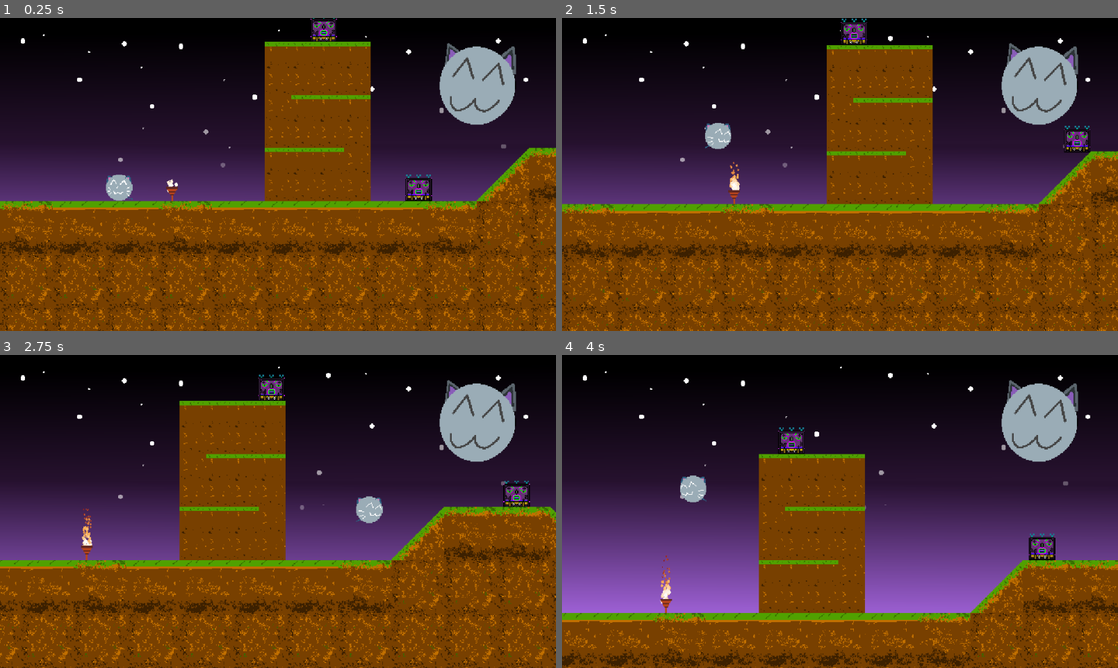
Above: before the commit, frames 1-4 (two rows, left to right).
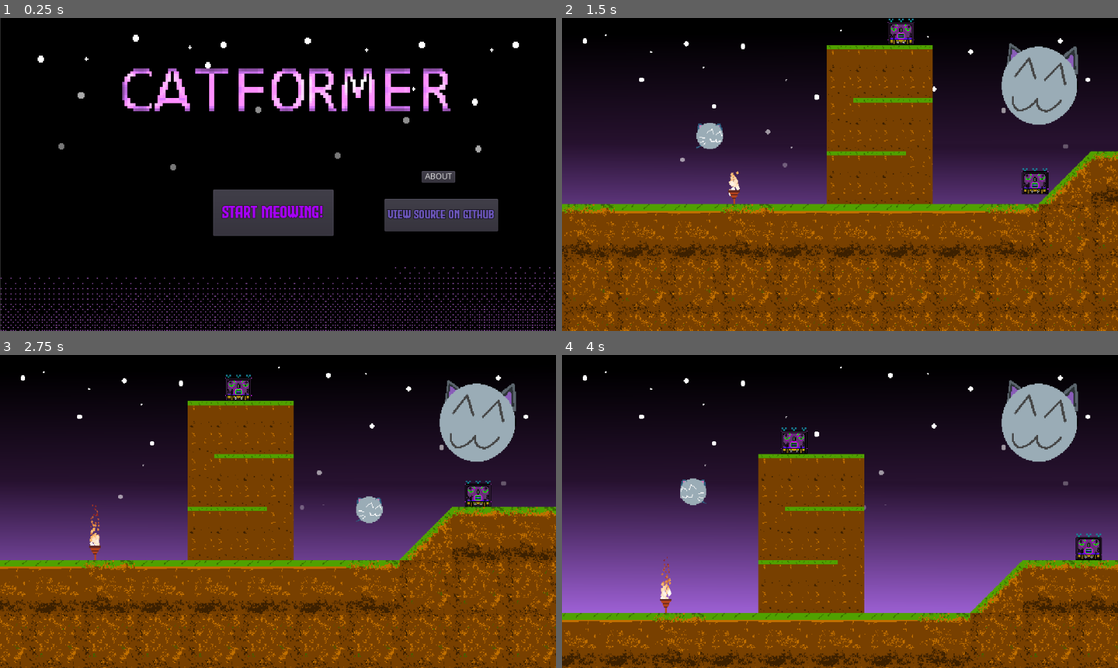
Above: after the commit, the same moments.

Repository: EliasVincent/catformer-simple-godot-platformer
Game: Godot game, scene res://scenes/MenuPanel.tscn
Same seed, same stepped clock (60 frames per second), same inputs: the game is played once before the commit and once after it. Before the commit the project starts from res://scenes/Level1.tscn.
Inputs (mouse positions are in pixels of both pictures, inside the frame that each line leads up to):
- Up to frame 1 (0.25 s): no input
- Up to frame 2 (1.5 s): click (834, 212) at 0.5 s, where only the run after the commit has a clickable "Start Meowing!"; hold D (right) from 1.28 s (still down); hold Up (jump) from 1.28 s (still down)
- Up to frame 3 (2.75 s): keep holding D (right); release Up (jump) at 2.03 s; tap Up (jump) at 2.1, 2.27, 2.57 s
- Up to frame 4 (4 s): release D (right) at 2.78 s; hold Up (jump) 2.78-3.53 s; hold Left (left) from 2.78 s (still down); tap Up (jump) at 3.6, 3.77 s

The runs differ from the first frame. In frame 1, 83% of the frame differs, in the area x 0-100%, y 0-100%; in frame 2, 1.7%; in frame 3, 15%; in frame 4, 3.0%.

Commit message:
new game over screen and minor tweaks

Diff:
--- a/GameOverPanel.gd
+++ b/GameOverPanel.gd
@@ -1,5 +1,4 @@
 extends CanvasLayer
-
 
 func _ready():
 	$HitSoundPlayer.play()
@@ -7,3 +6,7 @@
 
 func _on_Retry_Button_pressed():
 	get_tree().change_scene("res://scenes/Level1.tscn")
+
+func _physics_process(delta):
+	if Input.is_action_pressed("jump"):
+		get_tree().change_scene("res://scenes/Level1.tscn")
--- a/project.godot
+++ b/project.godot
@@ -16,7 +16,7 @@
 [application]
 
 config/name="2D NES Platformer"
-run/main_scene="res://scenes/Level1.tscn"
+run/main_scene="res://scenes/MenuPanel.tscn"
 config/icon="res://sprites/circlecatidle3.png"
 
 [display]
--- a/scenes/GameOverPanel.tscn
+++ b/scenes/GameOverPanel.tscn
@@ -1,42 +1,91 @@
-[gd_scene load_steps=6 format=2]
+[gd_scene load_steps=27 format=2]
 
 [ext_resource path="res://GameOverPanel.gd" type="Script" id=1]
 [ext_resource path="res://sprites/NewButton.png" type="Texture" id=2]
-[ext_resource path="res://sprites/Black.jpg" type="Texture" id=3]
 [ext_resource path="res://audio/Hit 1 - Sound effects Pack 2.wav" type="AudioStream" id=4]
-[ext_resource path="res://sprites/black_to_red_gradient.png" type="Texture" id=5]
+[ext_resource path="res://sprites/gameover animation/gameover_animation14.png" type="Texture" id=5]
+[ext_resource path="res://sprites/gameover animation/gameover_animation17.png" type="Texture" id=6]
+[ext_resource path="res://sprites/gameover animation/gameover_animation15.png" type="Texture" id=7]
+[ext_resource path="res://sprites/gameover animation/gameover_animation16.png" type="Texture" id=8]
+[ext_resource path="res://sprites/gameover animation/gameover_animation2.png" type="Texture" id=9]
+[ext_resource path="res://sprites/gameover animation/gameover_animation4.png" type="Texture" id=10]
+[ext_resource path="res://sprites/gameover animation/gameover_animation1.png" type="Texture" id=11]
+[ext_resource path="res://sprites/gameover animation/gameover_animation3.png" type="Texture" id=12]
+[ext_resource path="res://sprites/gameover animation/gameover_animation9.png" type="Texture" id=13]
+[ext_resource path="res://sprites/gameover animation/gameover_animation5.png" type="Texture" id=14]
+[ext_resource path="res://sprites/gameover animation/gameover_animation13.png" type="Texture" id=15]
+[ext_resource path="res://sprites/gameover animation/gameover_animation8.png" type="Texture" id=16]
+[ext_resource path="res://sprites/gameover animation/gameover_animation6.png" type="Texture" id=17]
+[ext_resource path="res://sprites/gameover animation/gameover_animation7.png" type="Texture" id=18]
+[ext_resource path="res://sprites/gameover animation/gameover_animation10.png" type="Texture" id=19]
+[ext_resource path="res://sprites/gameover animation/gameover_animation11.png" type="Texture" id=20]
+[ext_resource path="res://sprites/gameover animation/gameover_animation12.png" type="Texture" id=21]
+[ext_resource path="res://sprites/gameover animation/gameover_animation19.png" type="Texture" id=22]
+[ext_resource path="res://sprites/gameover animation/gameover_animation18.png" type="Texture" id=23]
+[ext_resource path="res://Evil Empire.otf" type="DynamicFontData" id=24]
+
+[sub_resource type="SpriteFrames" id=1]
+animations = [ {
+"frames": [ ExtResource( 11 ), ExtResource( 9 ), ExtResource( 12 ), ExtResource( 10 ), ExtResource( 14 ), ExtResource( 17 ), ExtResource( 18 ), ExtResource( 16 ), ExtResource( 13 ), ExtResource( 19 ), ExtResource( 20 ), ExtResource( 21 ), ExtResource( 15 ), ExtResource( 5 ), ExtResource( 7 ), ExtResource( 8 ), ExtResource( 6 ), ExtResource( 23 ), ExtResource( 22 ) ],
+"loop": true,
+"name": "default",
+"speed": 5.0
+} ]
+
+[sub_resource type="DynamicFont" id=2]
+size = 80
+outline_size = 2
+outline_color = Color( 0.121569, 0, 0.172549, 1 )
+font_data = ExtResource( 24 )
+
+[sub_resource type="DynamicFont" id=3]
+size = 38
+outline_size = 1
+outline_color = Color( 0, 0.498039, 0.529412, 1 )
+font_data = ExtResource( 24 )
 
 [node name="GameOverPanel" type="CanvasLayer"]
 script = ExtResource( 1 )
 
-[node name="Sprite2" type="Sprite" parent="."]
-position = Vector2( 484, 212 )
-scale = Vector2( 4.25, 5.25 )
-texture = ExtResource( 3 )
-
-[node name="Sprite" type="Sprite" parent="."]
+[node name="AnimatedSprite" type="AnimatedSprite" parent="."]
 position = Vector2( 480, 272 )
-scale = Vector2( 2.09307, 2.26667 )
-texture = ExtResource( 5 )
+frames = SubResource( 1 )
+frame = 13
+speed_scale = 0.5
+playing = true
 
 [node name="HitSoundPlayer" type="AudioStreamPlayer" parent="."]
 stream = ExtResource( 4 )
 
 [node name="RichTextLabel" type="RichTextLabel" parent="."]
-margin_left = 432.0
-margin_top = 148.0
-margin_right = 536.0
-margin_bottom = 188.0
+margin_left = 304.0
+margin_top = 104.0
+margin_right = 808.0
+margin_bottom = 264.0
+custom_fonts/normal_font = SubResource( 2 )
+custom_colors/default_color = Color( 0.941176, 0.6, 1, 1 )
 text = "CATTO IS DED :("
 __meta__ = {
 "_edit_use_anchors_": false
 }
 
+[node name="RichTextLabel2" type="RichTextLabel" parent="."]
+margin_left = 384.0
+margin_top = 424.0
+margin_right = 608.0
+margin_bottom = 472.0
+custom_fonts/normal_font = SubResource( 3 )
+custom_colors/default_color = Color( 0.368627, 0.341176, 1, 1 )
+text = "or press space"
+__meta__ = {
+"_edit_use_anchors_": false
+}
+
 [node name="Retry Button" type="TextureButton" parent="."]
-margin_left = 440.0
-margin_top = 232.0
-margin_right = 520.0
-margin_bottom = 272.0
+margin_left = 368.0
+margin_top = 264.0
+margin_right = 616.0
+margin_bottom = 400.0
 texture_normal = ExtResource( 2 )
 expand = true
 __meta__ = {
--- a/scenes/Level1.tscn
+++ b/scenes/Level1.tscn
@@ -78,7 +78,7 @@
 tile_set = ExtResource( 7 )
 cell_size = Vector2( 32, 32 )
 format = 1
-tile_data = PoolIntArray( -720748, 1, 0, -720747, 1, 0, -720746, 1, 0, -655223, 1, 0, -655222, 1, 0, -655221, 1, 0, -655220, 1, 0, -655219, 1, 0, -655218, 1, 0, -655217, 1, 0, -655216, 1, 0, -655215, 0, 0, -655214, 0, 0, -655213, 0, 0, -655212, 0, 0, -655211, 0, 0, -655210, 0, 0, -589687, 0, 0, -589686, 0, 0, -5 …(1936 unchanged characters)…
+tile_data = PoolIntArray( -720748, 1, 0, -720747, 1, 0, -720746, 1, 0, -720742, 1, 0, -720741, 1, 0, -720740, 1, 0, -720739, 1, 0, -720736, 1, 0, -720735, 1, 0, -720734, 1, 0, -720733, 1, 0, -720732, 1, 0, -720729, 1, 0, -720728, 1, 0, -720727, 1, 0, -720726, 1, 0, -720725, 1, 0, -655223, 1, 0, -655222, 1, 0, -655221, 1, 0, -655220, 1, 0, -655219, 1, 0, -655218, 1, 0, -655217, 1, 0, -655216, 1, 0, -655215, 0, 0, -655214, 0, 0, -655213, 0, 0, -655212, 0, 0, -655211, 0, 0, -655210, 0, 0, -655206, 0, 0, -655205, 0, 0, -655204, 0, 0, -655203, 0, 0, -655200, 0, 0, -655199, 0, 0, -655198, 0, 0, -655197, 0, 0, -655196, 0, 0, -655193, 0, 0, -655192, 0, 0, -655191, 0, 0, -655190, 0, 0, -655189, 0, 0, -589687, 0, 0, -589686, 0, 0, -5 …(1936 unchanged characters)…
 
 [node name="StaticBody2D" type="StaticBody2D" parent="one-way medium blocks"]
 
@@ -152,7 +152,7 @@
 tile_set = ExtResource( 6 )
 cell_size = Vector2( 16, 16 )
 format = 1
-tile_data = PoolIntArray( 524396, 0, 0, 524397, 0, 0, 524398, 0, 0, 524399, 0, 0, 721119, 0, 0, 852135, 0, 0, 1507287, 0, 0, 1507290, 0, 0, 1572823, 0, 0, 1572826, 0, 0, 1638359, 0, 0, 1638360, 0, 0, 1638361, 0, 0, 1638362, 0, 0, 1703895, 0, 0, 1703898, 0, 0, 1769431, 0, 0, 1769434, 0, 0 )
+tile_data = PoolIntArray( 524396, 0, 0, 524397, 0, 0, 524398, 0, 0, 721119, 0, 0, 852135, 0, 0, 1507287, 0, 0, 1507290, 0, 0, 1572823, 0, 0, 1572826, 0, 0, 1638359, 0, 0, 1638360, 0, 0, 1638361, 0, 0, 1638362, 0, 0, 1703895, 0, 0, 1703898, 0, 0, 1769431, 0, 0, 1769434, 0, 0 )
 __meta__ = {
 "_editor_description_": ""
 }
@@ -200,8 +200,20 @@
 [node name="Spike3" parent="." instance=ExtResource( 8 )]
 position = Vector2( 4108.36, -208 )
 
+[node name="Spike4" parent="." instance=ExtResource( 8 )]
+position = Vector2( 4944, -368 )
+
+[node name="Spike5" parent="." instance=ExtResource( 8 )]
+position = Vector2( 5184, 110.566 )
+
 [node name="Enemy1" parent="." instance=ExtResource( 5 )]
 position = Vector2( 3976, -208 )
+
+[node name="Enemy7" parent="." instance=ExtResource( 5 )]
+position = Vector2( 4480, -336 )
+
+[node name="Enemy8" parent="." instance=ExtResource( 5 )]
+position = Vector2( 4480, -336 )
 
 [node name="Torch" parent="." instance=ExtResource( 9 )]
 position = Vector2( 208, 120 )
--- a/scenes/MenuPanel.tscn
+++ b/scenes/MenuPanel.tscn
@@ -52,7 +52,7 @@
 position = Vector2( 480.5, 270 )
 scale = Vector2( 2.07576, 2.25 )
 frames = SubResource( 1 )
-frame = 4
+frame = 1
 speed_scale = 0.3
 playing = true
 
--- a/scripts/BlockCat.gd
+++ b/scripts/BlockCat.gd
@@ -5,7 +5,7 @@
 const MAX_SPEED = 150 # do this HERE, then u only need to change this once
 const GRAVITY = 10
 const JUMPFORCE = -220
-const ACCELERATION = 25
+const ACCELERATION = 16
 export var stomp_impulse: = 500
 
 #func _on_Area2D_EnemyDetector_area_entered(area):
@@ -51,7 +51,7 @@
 
 	if is_on_floor():
 		if friction == true:
-			velocity.x = lerp(velocity.x,0,0.14)
+			velocity.x = lerp(velocity.x,0,0.12)
 	else:
 		velocity.x = lerp(velocity.x,0,0.04)
 
--- a/scripts/MenuPanel.gd
+++ b/scripts/MenuPanel.gd
@@ -10,7 +10,7 @@
 
 
 func _on_linkbutton_pressed():
-	OS.shell_open("http://godotengine.org")
+	OS.shell_open("https://github.com/EliasVincent/simple-godot-platformer")
 
 
 func _on_aboutbutton_pressed():
Not shown, changed: export_presets.cfg
Binary file added: sprites/gameover animation/gameover_animation1.png
Not shown, added: sprites/gameover animation/gameover_animation1.png.import
Binary file added: sprites/gameover animation/gameover_animation10.png
Not shown, added: sprites/gameover animation/gameover_animation10.png.import
Binary file added: sprites/gameover animation/gameover_animation11.png
Not shown, added: sprites/gameover animation/gameover_animation11.png.import
Binary file added: sprites/gameover animation/gameover_animation12.png
Not shown, added: sprites/gameover animation/gameover_animation12.png.import
Binary file added: sprites/gameover animation/gameover_animation13.png
Not shown, added: sprites/gameover animation/gameover_animation13.png.import
Binary file added: sprites/gameover animation/gameover_animation14.png
(and 28 more such lines)
